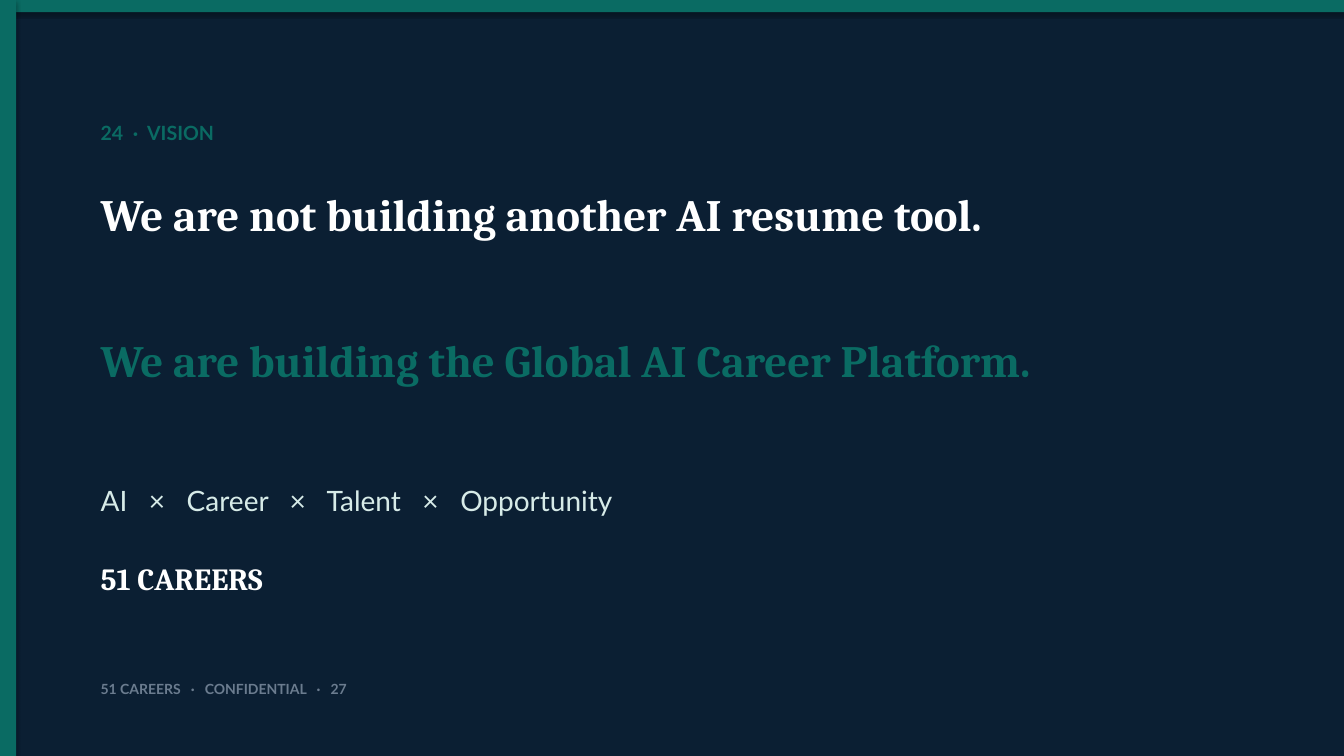
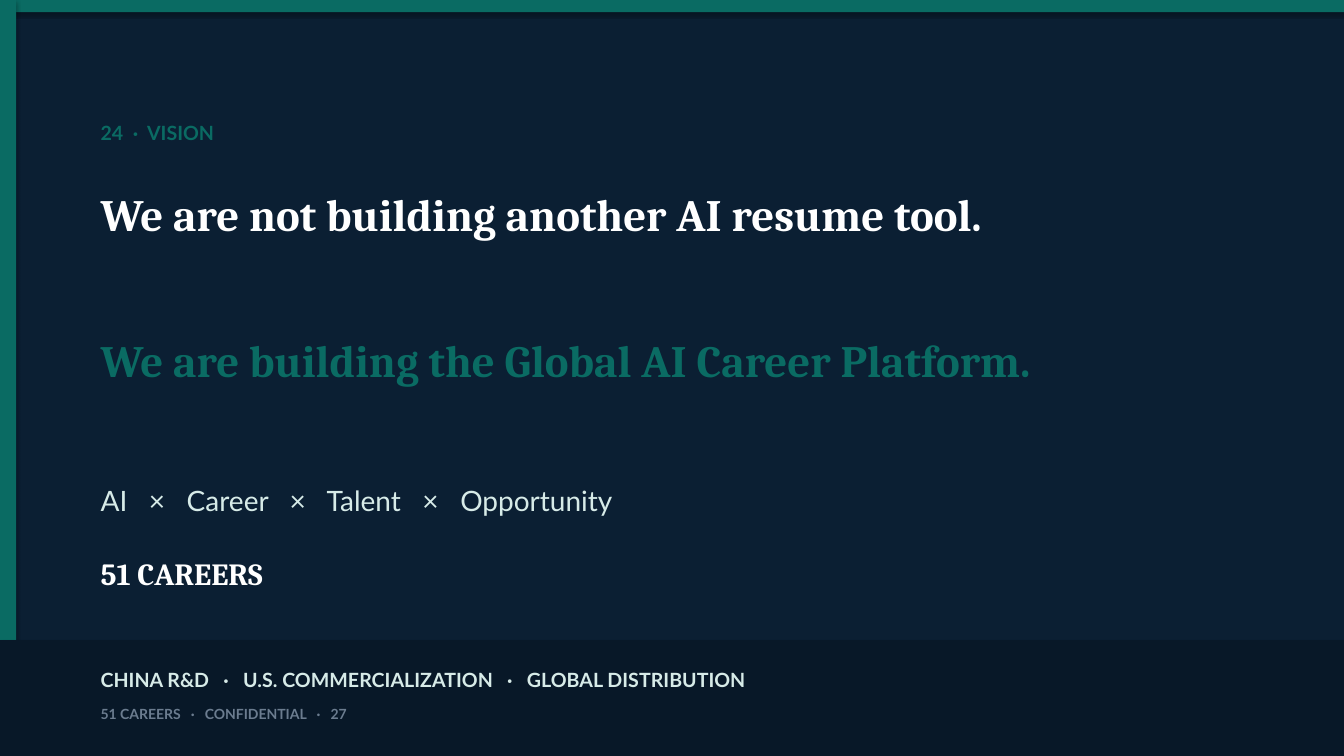
Before and after one commit to anthonyleedu/anthonyleedu, a slide deck: slide 27 of 51Careers_Addition.pptx. Drawn at 1344x756 pixels with LibreOffice and Linux fonts; fonts in the diff are those of the drawing. Boxes give left, top, right and bottom in pixels: in the first picture for what was removed or moved away, otherwise in the second. Text is boxed around its words. In the diff, an @@ line names an element or a change of style, - is before the commit and + after.

```diff
--- a/51Careers_Addition.pptx
+++ b/51Careers_Addition.pptx
@@ text "51 CAREERS": place and size @@
-text "51 CAREERS" at bbox=[101, 569, 262, 591]
+text "51 CAREERS" at bbox=[101, 564, 262, 586]
@@ rectangle added at bbox=[0, 640, 1344, 756], fill #081828 @@
@@ text added at bbox=[101, 672, 745, 687], 14 pt, text #D7EBE8, bold @@
+CHINA R&D · U.S. COMMERCIALIZATION · GLOBAL DISTRIBUTION
@@ text "51 CAREERS · CONFIDENTIAL · ...": place and size @@
-text "51 CAREERS · CONFIDENTIAL · ..." at bbox=[101, 684, 347, 694]
+text "51 CAREERS · CONFIDENTIAL · ..." at bbox=[101, 709, 347, 719]
```
Also in this commit, not shown: 1 other slide changed, 1 other file.
